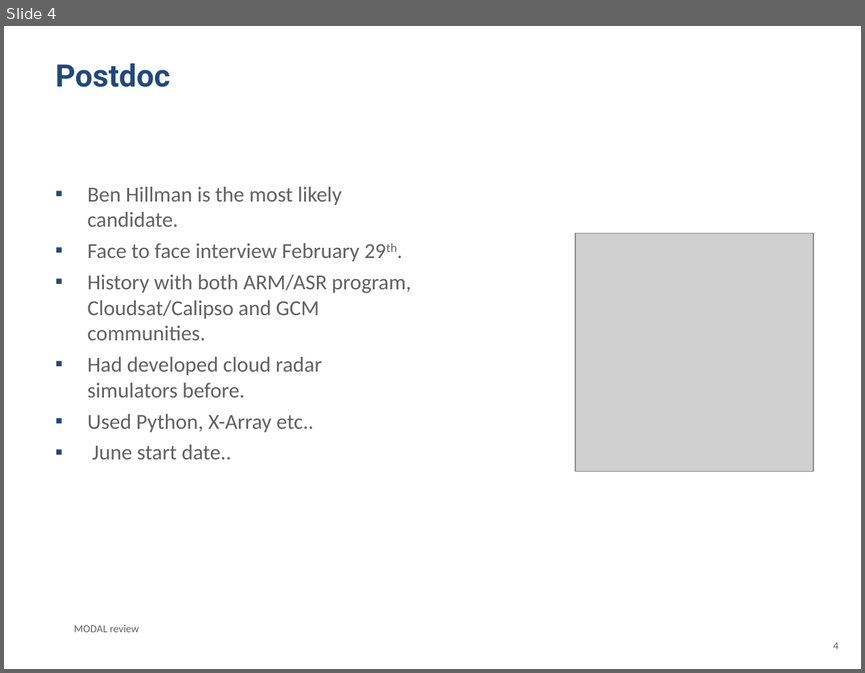
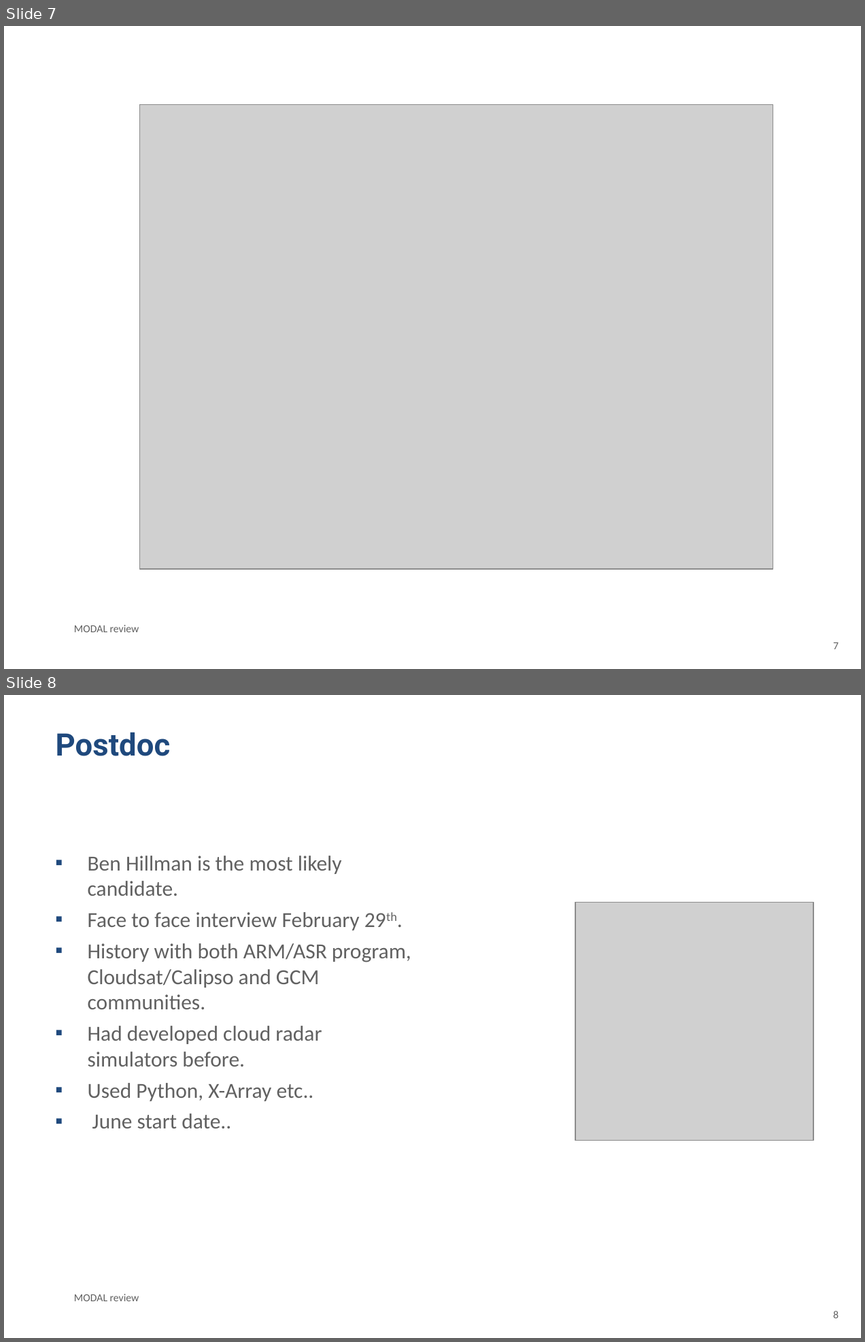
Before and after one commit to ANL-DIGR/Private_Notes, a slide deck: presentations/reviews/January_ANL_review.ppt. Shown one above the other, each under a label of ours: slide 4 before the commit, slides 7 and 8 after it. The pictures are 865x673 and 865x1342 pixels, drawn with LibreOffice and Linux fonts; fonts in the diff are those of the drawing; grey boxes stand for pictures; background and template pictures are left out. Boxes give left, top, right and bottom in pixels: in the first picture for what was removed or moved away, otherwise in the second. Text is boxed around its words. In the diff, an @@ line names an element or a change of style, - is before the commit and + after.

```diff
--- a/presentations/reviews/January_ANL_review.ppt
+++ b/presentations/reviews/January_ANL_review.ppt
@@ slide 7 added at bbox=[4, 26, 861, 669], background #FFFFFF @@
@@ picture added at bbox=[139, 105, 772, 569] @@
@@ text added at bbox=[74, 624, 139, 632], 9 pt, text #616161 @@
+MODAL review
@@ page number added at bbox=[833, 642, 838, 649], 9 pt, text #616161 @@
+7
@@ what was slide 4 is now slide 8 @@
@@ page number at bbox=[833, 1310, 838, 1318]: text changed @@
-4
+8
```
Also in this commit, not shown: 3 other slides added, 1 other file.
